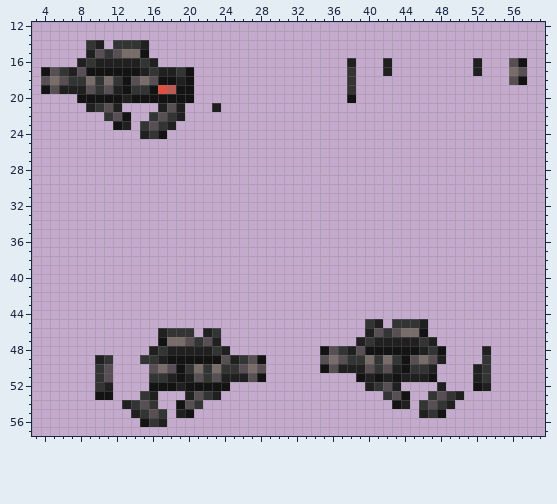
Two states of a pixel-art sprite, Resources/Textures/_RMC14/Objects/Weapons/Guns/Rifles/type71c.rsi/wielded-inhand-left.png. The picture above is the old version.
The file is 64x64 pixels. Shown: x 3..59, y 12..57.
The result:
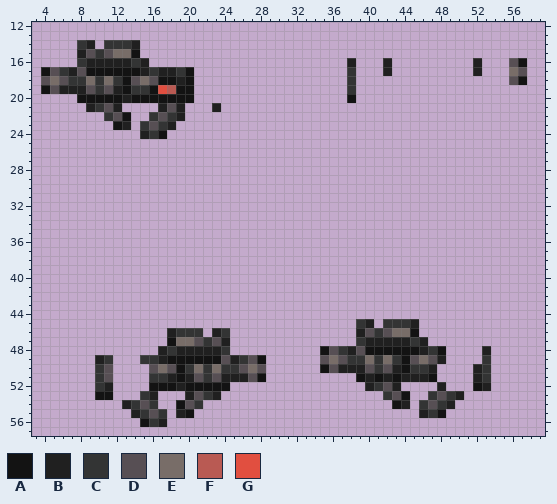
Palette (. is transparent): A #131313  B #202020  C #333434  D #574f54  E #786d68  F #b95a53  G #e14f40
The exact change:
Changed rows in their new state; - is an unchanged pixel.
first column x 8:
14 CB.C--B.-
15 BDCDE-A.-
16 CB----CB.
first column x 16:
45 -----------------------CB.C--B.-
46 -.B--C.BC--------------BDCDE-A.-
47 -.A-EDCDB--------------CB----CB.
48 .BC----BC-----------------------
Boxes around the changes in both pictures, in picture pixels (x1, y1, x2, y2):
changed: (77, 40, 158, 67)
changed: (356, 319, 437, 346)
changed: (149, 328, 230, 355)
